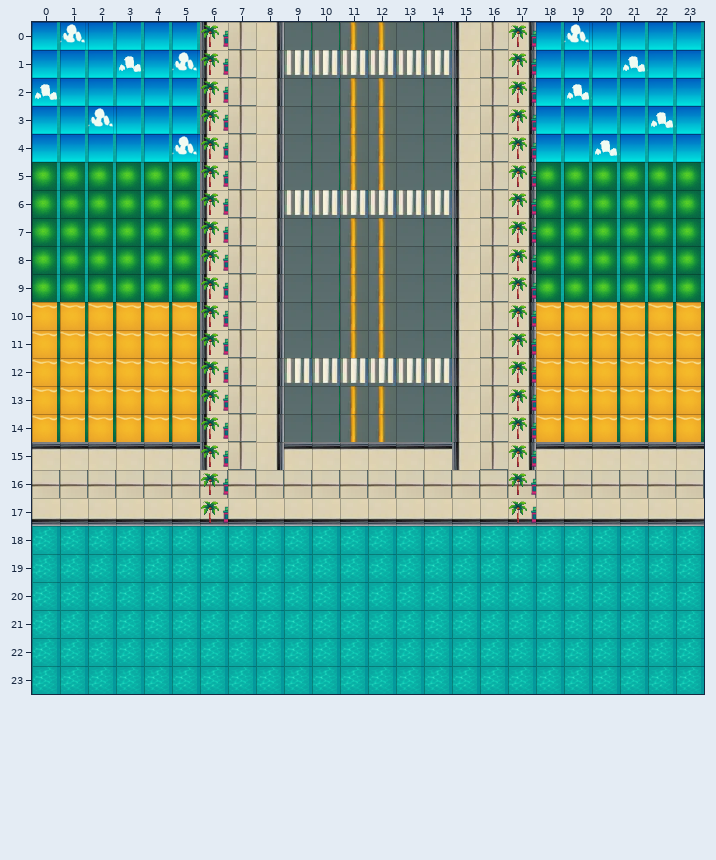
A Tiled map gets an edit: assets/Maps/level1/Level_1_Frame_1.tmx. Above, as it was before the edit.
Cells are 32x32 px. Shown: x 0..23, y 0..23.
The result:
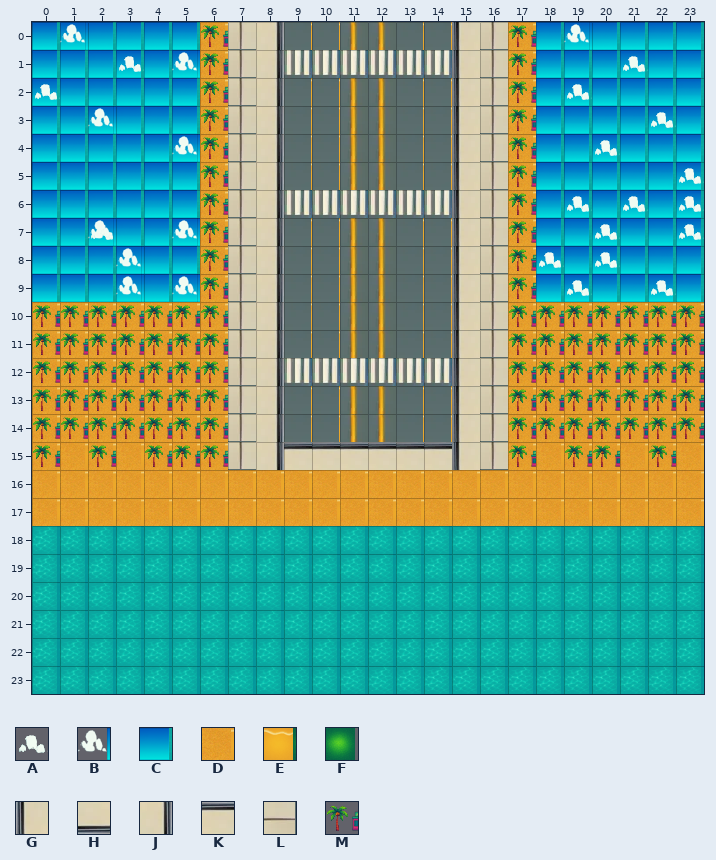
Key: from "TileSet_1": A 0, B 1, C 2, D 5, E 6, F 7, G 8, H 8 turned 270, J 9, K 9 turned 270, L 14, M 20.
_ is an empty cell, # one hidden under a higher layer.
Tiles replaced or removed in this view: E, F, G, H, J, K, L, M.
Message: feat: add customer spawn validation and debug visualization for level 1 map
Difference:
Changed rows in their new state; . is an unchanged cell.
Layer "Clouds":
first column x 20:
 5 ..CC
 6 ...A
 7 A...
Layer "Grass" (removed):
first column x 0:
 5 ______............______
 6 ______............______
 7 ______............______
 8 ______............______
 9 ______............______
Layer "Sand":
first column x 0:
 0 .........DD..DD.........
 2 .........DD..DD.........
 3 .........DD..DD.........
 4 .........DD..DD.........
 5 .........DD..DD.........
 7 .........DD..DD.........
 8 .........DD..DD.........
 9 .........DD..DD.........
10 DDDDDD...DD..DD...DDDDDD
11 DDDDDD...DD..DD...DDDDDD
12 DDDDDD............DDDDDD
13 DDDDDD...DD..DD...DDDDDD
14 DDDDDD...DD..DD...DDDDDD
Layer "Road":
first column x 0:
 5 CCCCCC.................A
 6 CCCCCC.............A.A..
 7 CCACCC.................A
 8 CCCCCC............A.A...
 9 CCCCCC.............A..A.
Layer "Sidewalk":
first column x 0:
 0 ......D..........D......
 1 ......D..........D......
 2 ......D..........D......
 3 ......D..........D......
 4 ......D..........D......
 5 ......D..........D......
 6 ......D..........D......
 7 .....BD..........D......
 8 ...B..D..........D......
 9 .....BD..........D......
10 ......D..........D......
11 ......D..........D......
12 ......D..........D......
13 ......D..........D......
14 ......D..........D......
15 DDDDDDD..........DDDDDDD
16 DDDDD##DDDDDDDDDD#DDDDDD
17 ########################
Layer "Interactables":
first column x 0:
 7 ..B.....................
 9 ...B..............C.....
10 MMMMMM............MMMMMM
11 MMMMMM............MMMMMM
12 MMMMMM............MMMMMM
13 MMMMMM............MMMMMM
14 MMMMMM............MMMMMM
15 M.M.MM.............MM.M.
16 .....DD..........D......
17 DDDDDDDDDDDDDDDDDDDDDDDD
Where, in picture pixels (left, top, right, bottom), the same in both pictures:
changed: (32, 22, 704, 526)
